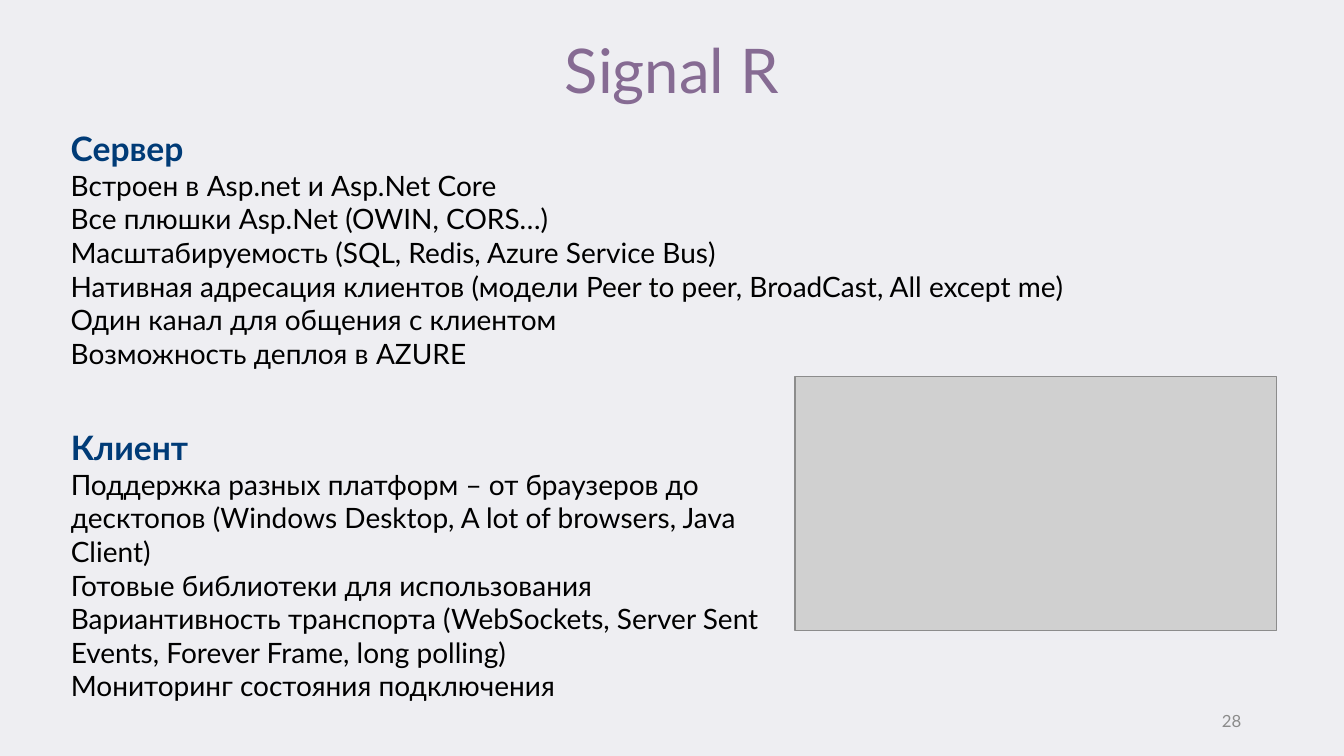
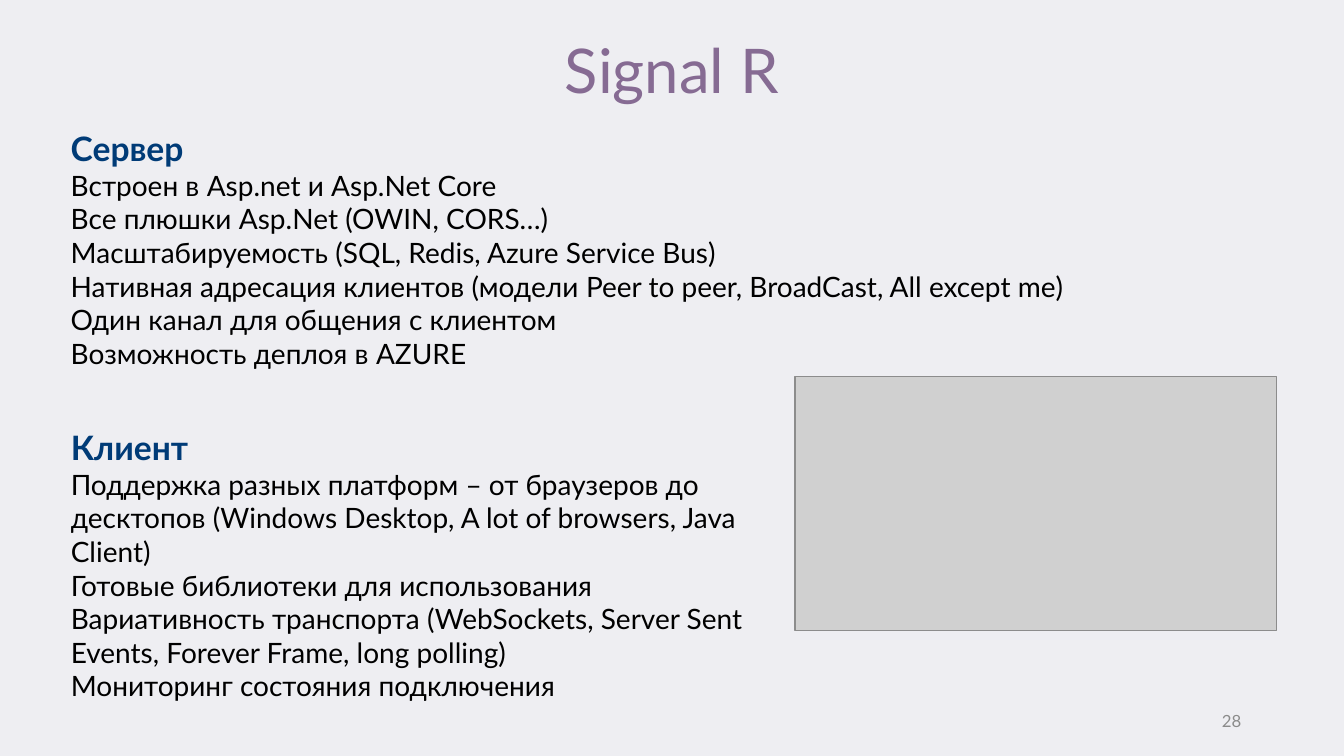
Before and after one commit to VAZarubin/ClientNotification, a slide deck: slide 28 of От Сервера клиенту или как это работает у.pptx. Drawn at 1344x756 pixels with LibreOffice and Linux fonts; fonts in the diff are those of the drawing; grey boxes stand for pictures. Boxes give left, top, right and bottom in pixels: in the first picture for what was removed or moved away, otherwise in the second. Text is boxed around its words. In the diff, an @@ line names an element or a change of style, - is before the commit and + after.

```diff
--- a/От Сервера клиенту или как это работает у.pptx
+++ b/От Сервера клиенту или как это работает у.pptx
@@ text at [71, 607, 742, 668]: text changed @@
-Вариантивность транспорта (WebSockets, Server Sent Events, Forever Frame, long polling)
+Вариативность транспорта (WebSockets, Server Sent Events, Forever Frame, long polling)
```
Also in this commit, not shown: 22 other slides changed.
